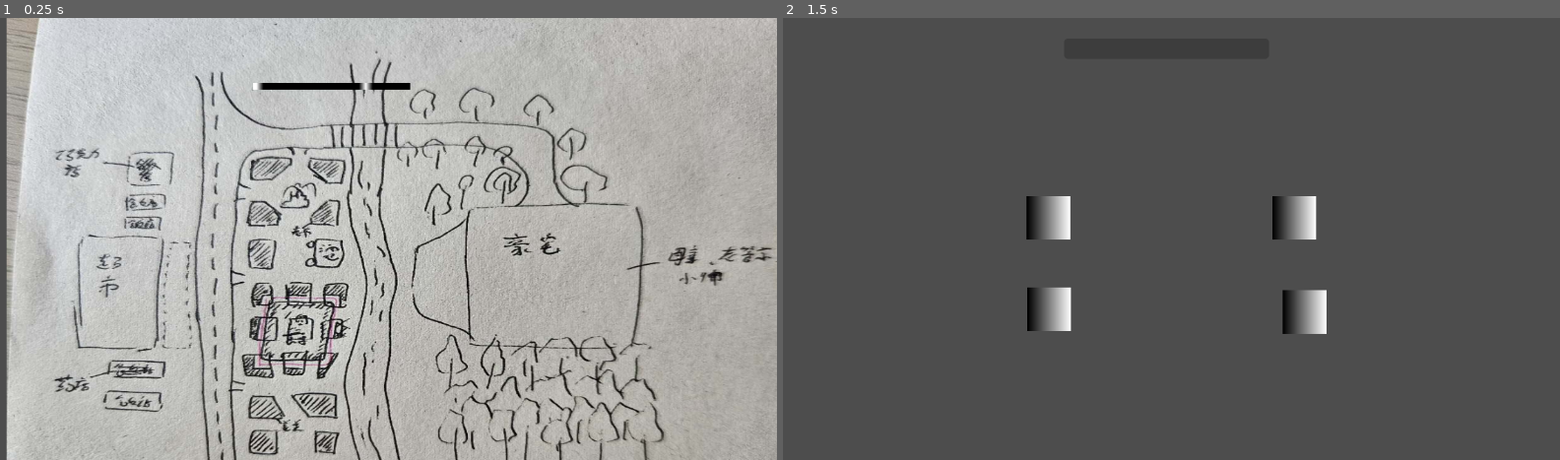
Above: before the commit, frames 1-2 (left to right).
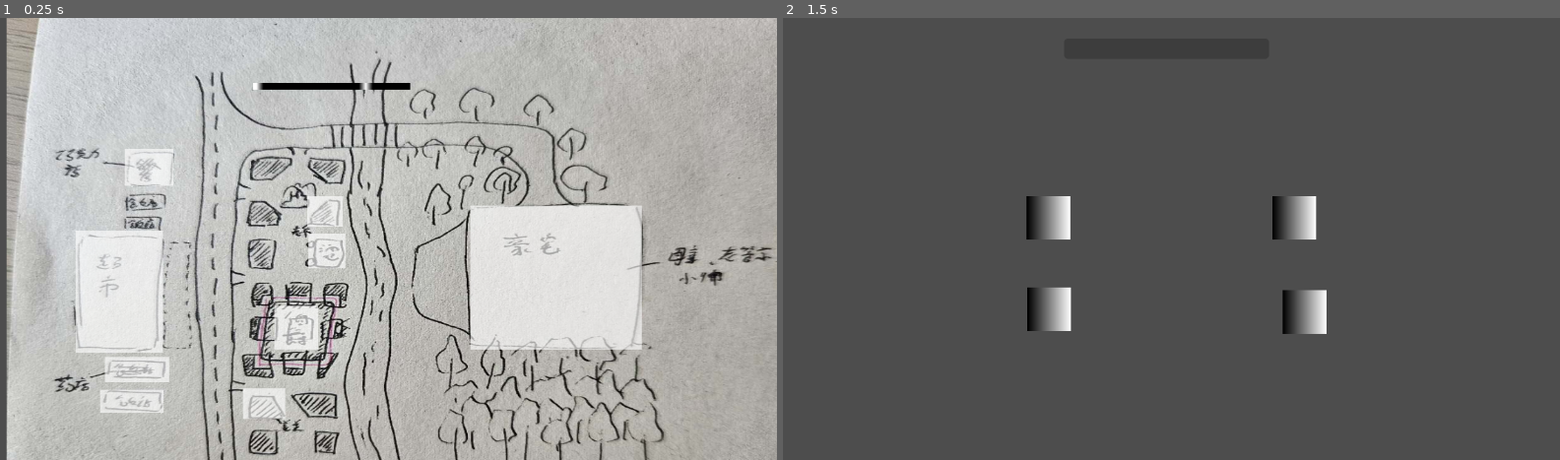
Above: after the commit, the same moments.

Repository: lst20082008/wildGameJam202401
Game: Godot game, scene res://scene/map_scene.tscn
The game is run twice, just before and just after one commit, with the same random seed, the same clock (stepped at 60 frames per second) and the same inputs.
Inputs (mouse positions are in pixels of both pictures, inside the frame that each line leads up to):
- Up to frame 1 (0.25 s): no input
- Up to frame 2 (1.5 s): tap Enter at 0.5 s; move the mouse to (1342, 216) at 0.52 s; click (1342, 216) at 0.67 s; tap Space at 1.25 s; move the mouse to (1008, 261) at 1.27 s; click (1008, 261) at 1.42 s

The runs differ from the first frame. In frame 1, 13% of the frame differs, in the area x 9-83%, y 29-91%; in frame 2, nothing differs.

Commit message:
Game3_Furnance Temp Control
Game added

Diff:
--- /dev/null
+++ b/scene/game/Game3_.tscn
@@ -0,0 +1,51 @@
+[gd_scene load_steps=6 format=3 uid="uid://b0oaaw18x3fmx"]
+
+[ext_resource type="Script" path="res://script/Game3_script.gd" id="1_e0s84"]
+[ext_resource type="Script" path="res://script/ClickableSprite2D.gd" id="2_vxmb5"]
+[ext_resource type="PackedScene" uid="uid://djoejcwmv6abg" path="res://scene/ui_scene.tscn" id="3_4qerh"]
+
+[sub_resource type="Gradient" id="Gradient_g03jx"]
+
+[sub_resource type="GradientTexture2D" id="GradientTexture2D_irw5e"]
+gradient = SubResource("Gradient_g03jx")
+
+[node name="TestGameScene" type="Node2D"]
+script = ExtResource("1_e0s84")
+
+[node name="sub" type="Sprite2D" parent="."]
+position = Vector2(114, 372)
+texture = SubResource("GradientTexture2D_irw5e")
+script = ExtResource("2_vxmb5")
+
+[node name="add" type="Sprite2D" parent="."]
+position = Vector2(223, 372)
+texture = SubResource("GradientTexture2D_irw5e")
+script = ExtResource("2_vxmb5")
+
+[node name="daymap" type="Sprite2D" parent="."]
+position = Vector2(115, 506)
+texture = SubResource("GradientTexture2D_irw5e")
+script = ExtResource("2_vxmb5")
+
+[node name="nightmap" type="Sprite2D" parent="."]
+position = Vector2(238, 510)
+texture = SubResource("GradientTexture2D_irw5e")
+script = ExtResource("2_vxmb5")
+
+[node name="CanvasLayer" parent="." instance=ExtResource("3_4qerh")]
+
+[node name="ProgressBar" type="ProgressBar" parent="."]
+offset_left = 245.0
+offset_top = 147.0
+offset_right = 884.0
+offset_bottom = 213.0
+
+[node name="Timer" type="Timer" parent="."]
+wait_time = 3.0
+one_shot = true
+
+[connection signal="on_clicked" from="sub" to="." method="_on_sub_on_clicked"]
+[connection signal="on_clicked" from="add" to="." method="_on_add_on_clicked"]
+[connection signal="on_clicked" from="daymap" to="." method="_on_daymap_on_clicked"]
+[connection signal="on_clicked" from="nightmap" to="." method="_on_nightmap_on_clicked"]
+[connection signal="timeout" from="Timer" to="." method="_on_timer_timeout"]
--- a/scene/map_scene.tscn
+++ b/scene/map_scene.tscn
@@ -12,7 +12,7 @@
 
 [sub_resource type="Gradient" id="Gradient_jv8wr"]
 offsets = PackedFloat32Array(1)
-colors = PackedColorArray(1, 1, 1, 0)
+colors = PackedColorArray(1, 1, 1, 0.631373)
 
 [sub_resource type="GradientTexture2D" id="GradientTexture2D_47q10"]
 gradient = SubResource("Gradient_jv8wr")
--- a/scene/ui_scene.tscn
+++ b/scene/ui_scene.tscn
@@ -16,5 +16,5 @@
 offset_bottom = 60.0
 grow_horizontal = 2
 max_value = 175.0
-step = 1.0
+step = 0.001
 show_percentage = false
--- /dev/null
+++ b/script/Game3_script.gd
@@ -0,0 +1,46 @@
+extends Node2D
+
+@export var temp = 20
+@export var max_temp = 80
+@export var min_temp = 50
+@onready var progress_bar: ProgressBar = $ProgressBar
+@onready var timer: Timer = $Timer
+
+# Called when the node enters the scene tree for the first time.
+func _ready():
+	progress_bar.value = temp
+	timer.start(10)
+	pass # Replace with function body.
+
+
+# Called every frame. 'delta' is the elapsed time since the previous frame.
+func _process(delta):
+	if temp > max_temp or temp < min_temp:
+		GameStateManager.reduce_overload((10 + 2.5 / GameStateManager.overload) * delta)
+	else:
+		GameStateManager.add_overload((10 + 0.4 * GameStateManager.overload + temp * 0.1) * delta)
+	temp -= randf_range(5.0,20.0) * delta
+	progress_bar.value = temp
+	print(timer.time_left)
+	pass
+
+
+func _on_sub_on_clicked():
+	temp -= 5
+	pass # Replace with function body.
+
+
+func _on_add_on_clicked():
+	temp += 10
+	pass # Replace with function body.
+
+func _victory():
+	print("wyyyyyyy")
+	print("Overload value is:", GameStateManager.overload)
+	GameStateManager.get_clue(3)
+	timer.stop()
+
+
+func _on_timer_timeout():
+	_victory()
+	pass # Replace with function body.
--- a/script/UI.gd
+++ b/script/UI.gd
@@ -5,5 +5,5 @@
 func _ready():
 	GameStateManager.ui = self
 
-func update(overload: int):
+func update(overload):
 	progress_bar.value = overload
--- a/script/manager/GameStateManager.gd
+++ b/script/manager/GameStateManager.gd
@@ -1,7 +1,7 @@
 extends Node
 
 # 0-175 0-100 -> normal 100-175 -> overload
-@onready var overload: int = 0
+@onready var overload: float = 0
 var clues: BitMap
 @onready var cur_time: DayTime.DayTime = DayTime.DayTime.Morning
 @onready var cur_day: int = 1
@@ -18,14 +18,14 @@
 	for c in [0, 16]:
 		clues.set_bit(c, 0, true)
 
-func add_overload(n: int):
+func add_overload(n):
 	overload += n
 	if overload > 175:
 		overload = 175
 		print("too overload!")
 	update_ui()
 
-func reduce_overload(n: int):
+func reduce_overload(n):
 	overload -= n
 	if overload < 0:
 		overload = 0
Not shown, added: scene/game/Gam23F0.tmp
Not shown, added: scene/game/Gam9250.tmp
Not shown, added: scene/game/GamF39A.tmp
